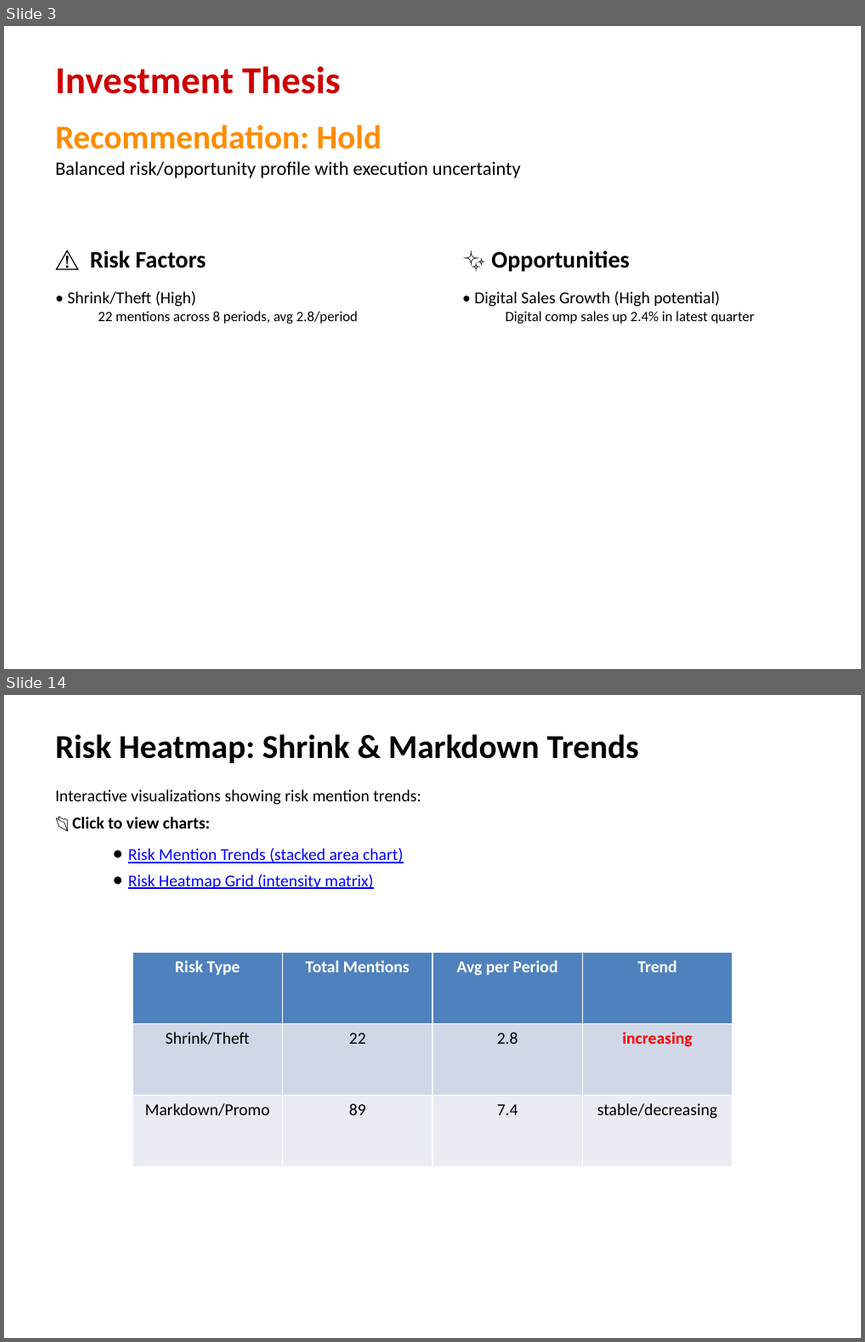
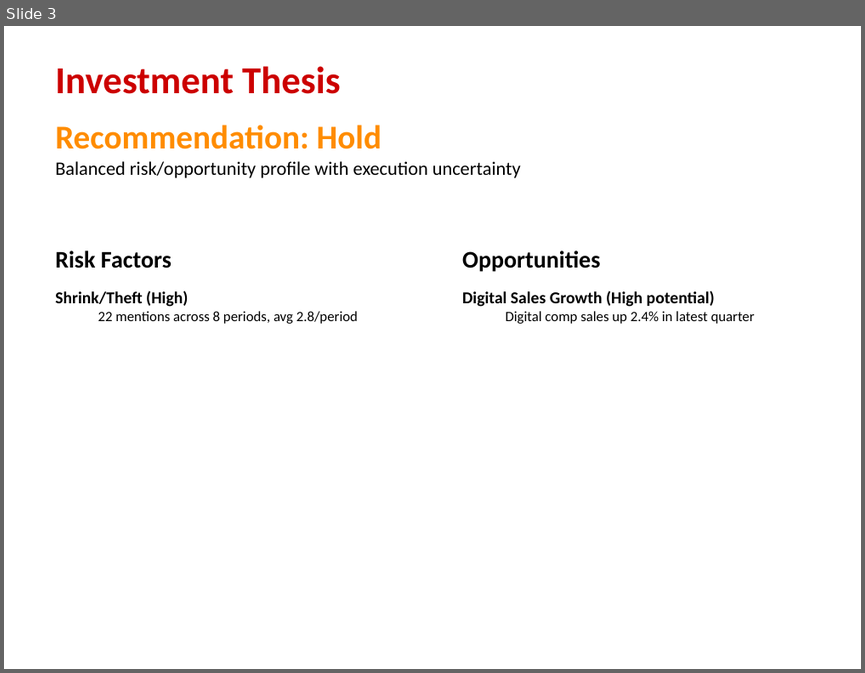
Before and after one commit to Alexander-Lombardo/financial-analyst-project, a slide deck: output/Target_Financial_Analysis.pptx. Shown one above the other, each under a label of ours: slides 3 and 14 before the commit, slide 3 after it; the slides between them are not shown. The pictures are 865x1342 and 865x673 pixels, drawn with LibreOffice and Linux fonts; fonts in the diff are those of the drawing. Boxes give left, top, right and bottom in pixels: in the first picture for what was removed or moved away, otherwise in the second. Text is boxed around its words. In the diff, an @@ line names an element or a change of style, - is before the commit and + after.

```diff
--- a/output/Target_Financial_Analysis.pptx
+++ b/output/Target_Financial_Analysis.pptx
@@ slide 14 removed at <box>4,695,861,1338</box>, background #FFFFFF @@
@@ text removed at <box>55,734,639,763</box> @@
-Risk Heatmap: Shrink & Markdown Trends
@@ text removed at <box>55,789,420,889</box> @@
-Interactive visualizations showing risk mention trends:
-📂 Click to view charts:
-  • Risk Mention Trends (stacked area chart)
-  • Risk Heatmap Grid (intensity matrix)
@@ table removed at <box>132,952,732,1166</box>, 3 rows, 4 columns @@
-Risk Type | Total Mentions | Avg per Period | Trend
-Shrink/Theft | 22 | 2.8 | increasing
-Markdown/Promo | 89 | 7.4 | stable/decreasing
@@ slide 3 changed as well @@
@@ text at <box>55,250,188,306</box>: text changed; bold on @@
-⚠️ Risk Factors
-• Shrink/Theft (High)
+Risk Factors
+Shrink/Theft (High)
@@ text at <box>462,250,715,306</box>: text changed; bold on @@
-✨ Opportunities
-• Digital Sales Growth (High potential)
+Opportunities
+Digital Sales Growth (High potential)
```
Also in this commit, not shown: 1 other slide changed, 30 slides added, 13 other slides removed, 51 other files.
